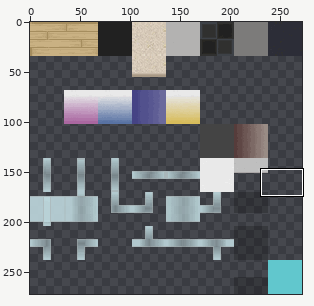
Sprite sheet, stored at floortileset.png. Above: a wide view before the commit, with the close-up outlined.
Close-up. First the earlier version:
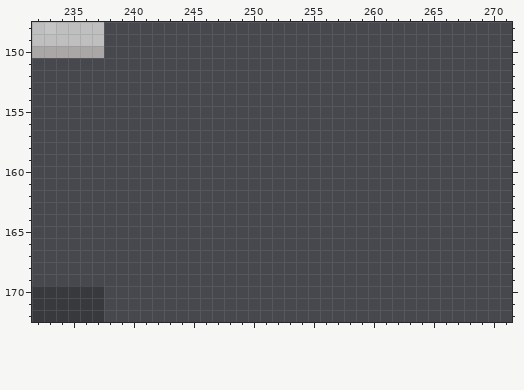
The file is 272x272 pixels. Colours within 5 levels of each other are drawn and written as one. Shown: x 232..271, y 148..172.
New version:
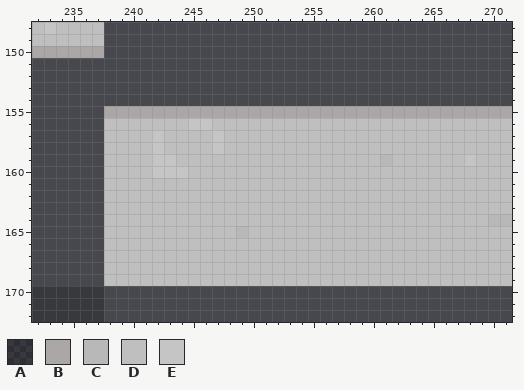
Palette (. is transparent): A #00000036  B #aba7a7  C #b8b8b8  D #bfbfbf  E #c5c5c5
Message: Deploying to gh-pages from master @ 10e57e9045212ca7c097375fe24d2896ec23f6b1 🚀
Difference:
@@ x 232..271 @@
 154 ........................................
-155 ........................................
-156 ........................................
-157 ........................................
-158 ........................................
-159 ........................................
-160 ........................................
-161 ........................................
-162 ........................................
-163 ........................................
-164 ........................................
-165 ........................................
-166 ........................................
-167 ........................................
-168 ........................................
-169 ........................................
+155 ......BBBBBBBBBBBBBBBBBBBBBBBBBBBBBBBBBB
+156 ......DDDDDDDEEDDDDDDDDDDDDDDDDDDDDDDDDD
+157 ......DDDDEDDDDEDDDDDDDDDDDDDDDDDDDDDDDD
+158 ......DDDDEDDDDEDDDDDDDDDDDDDDDDDDDDDDDD
+159 ......DDDDEEDDDDDDDDDDDDDDDDDCDDDDDDEDDD
+160 ......DDDDEEEDDDDDDDDDDDDDDDDDDDDDDDDDDD
+161 ......DDDDDDDDDDDDDDDDDDDDDDDDDDDDDDDDDD
+162 ......DDDDDDDDDDDDDDDDDDDDDDDDDDDDDDDDDD
+163 ......DDDDDDDDDDDDDDDDDDDDDDDDDDDDDDDDDD
+164 ......DDDDDDDDDDDDDDDDDDDDDDDDDDDDDDDDCC
+165 ......DDDDDDDDDDDCDDDDDDDDDDDDDDDDDDDDDD
+166 ......DDDDDDDDDDDDDDDDDDDDDDDDDDDDDDDDDD
+167 ......DDDDDDDDDDDDDDDDDDDDDDDDDDDDDDDDDD
+168 ......DDDDDDDDDDDDDDDDDDDDDDDDDDDDDDDDDD
+169 ......DDDDDDDDDDDDDDDDDDDDDDDDDDDDDDDDDD
 170 AAAAAA..................................
Changed places in both close-ups, as pixel boxes (x1, y1, x2, y2):
added: (104, 106, 512, 286)
